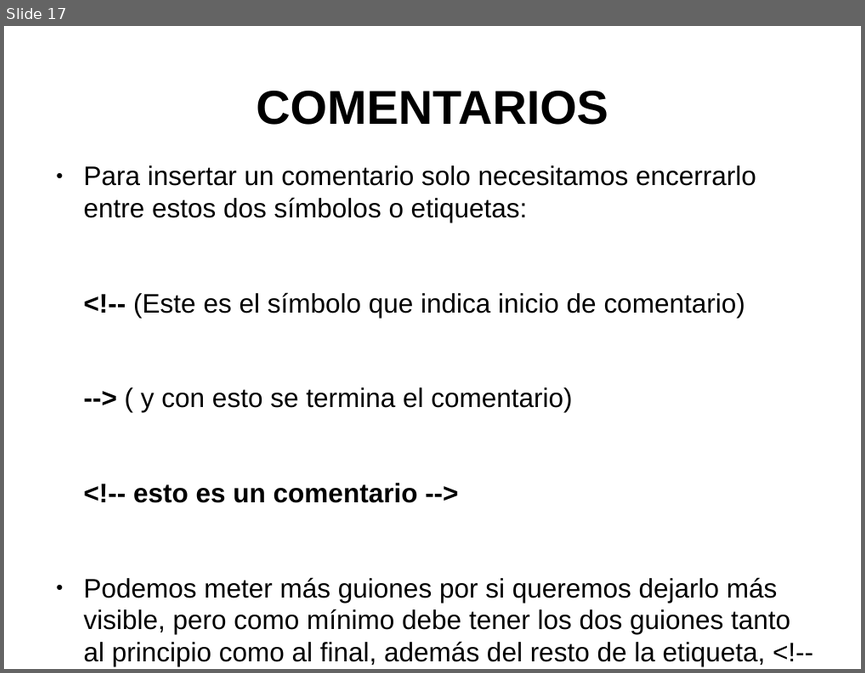
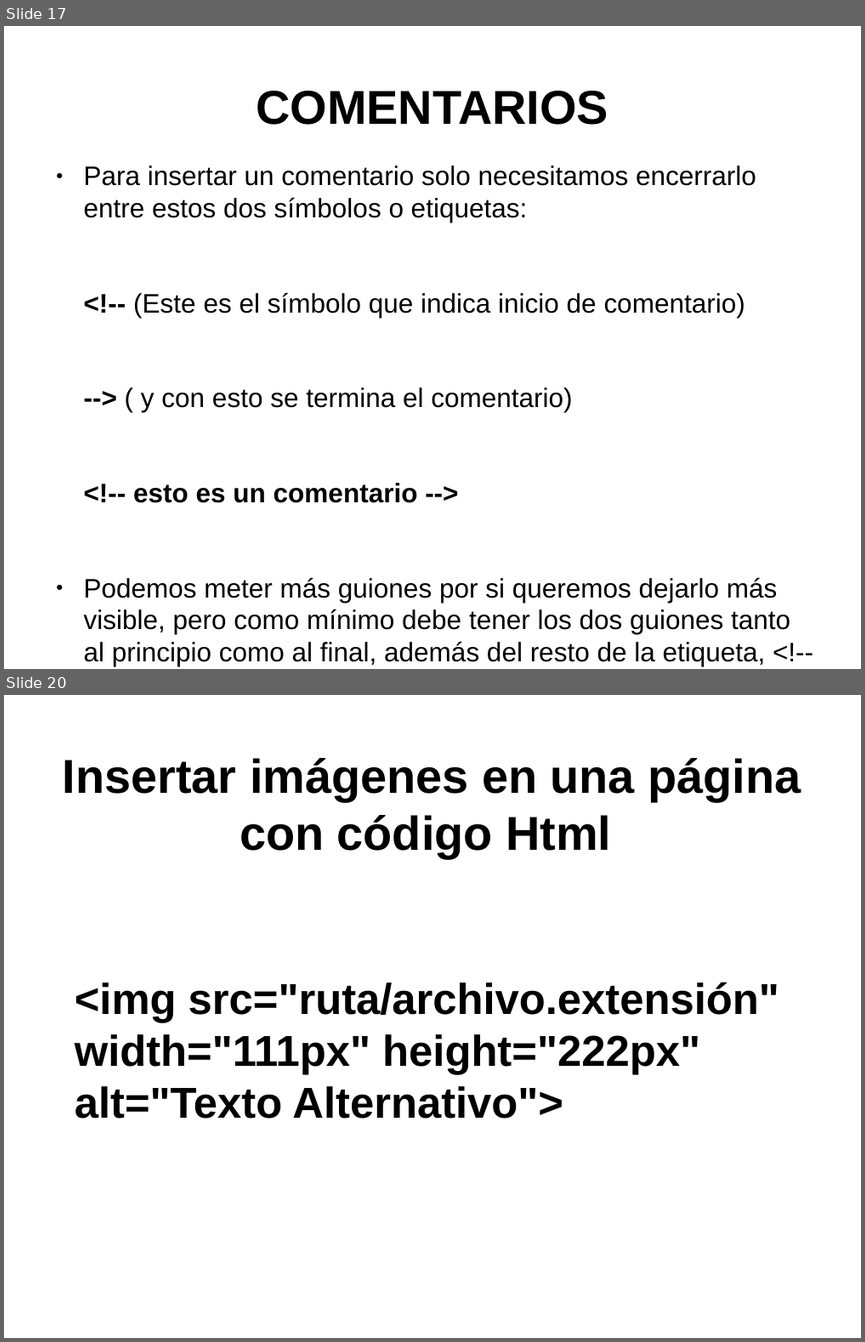
Before and after one commit to toblerone554/CampusInfantil2016, a slide deck: Veteranos/html/PresentaciónHTML.odp. Shown one above the other, each under a label of ours: slide 17 before the commit, slides 17 and 20 after it; the slides between them are not shown. The pictures are 865x673 and 865x1342 pixels, drawn with LibreOffice and Linux fonts; fonts in the diff are those of the drawing. Boxes give left, top, right and bottom in pixels: in the first picture for what was removed or moved away, otherwise in the second. Text is boxed around its words. In the diff, an @@ line names an element or a change of style, - is before the commit and + after.

Commit message:
Segunda parte presentación y curso de html5

```diff
--- a/Veteranos/html/PresentaciónHTML.odp
+++ b/Veteranos/html/PresentaciónHTML.odp
@@ slide 20 added at [4, 695, 861, 1338], background #FFFFFF @@
@@ title added at [63, 758, 800, 858], 44 pt, text #000000, bold @@
+Insertar imágenes en una página con código Html
@@ text added at [75, 981, 779, 1118], 40 pt, text #000000, bold @@
+<img src="ruta/archivo.extensión" width="111px" height="222px" alt="Texto Alternativo">
```
Also in this commit, not shown: 3 other slides added, 4 slides removed, 5 other files.
